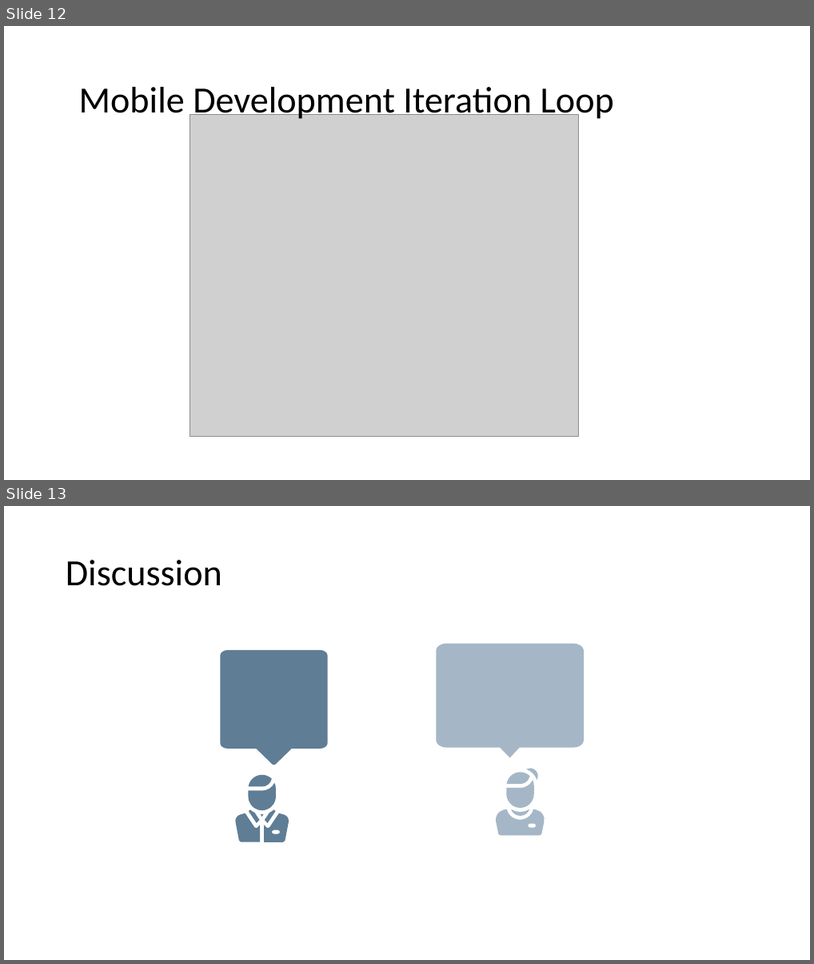
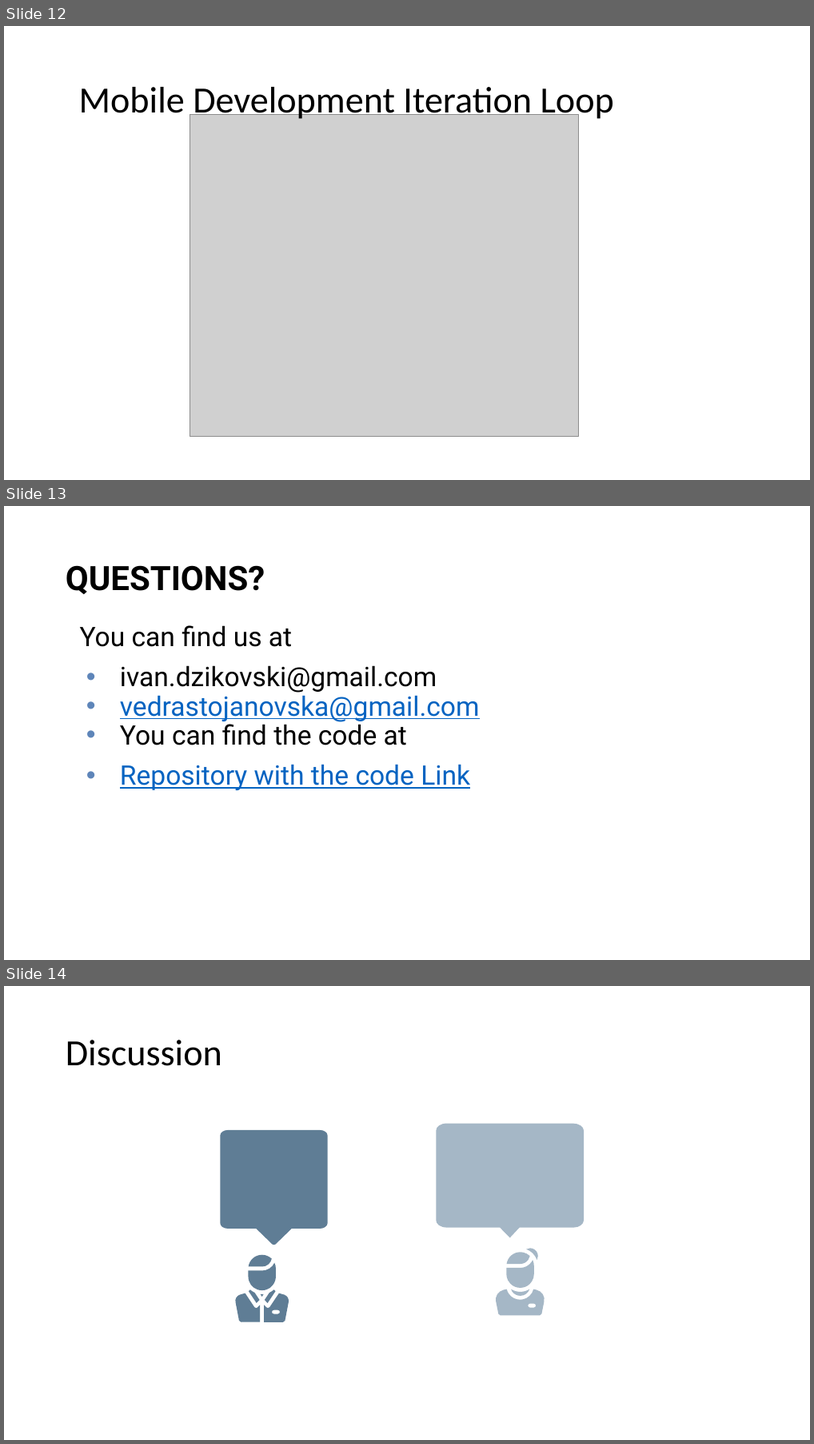
Before and after one commit to sedc-codecademy/skwd10-niwd3-wdel5, a slide deck: CLASS 1/MAUI Intro.pptx. Shown one above the other, each under a label of ours: slides 12 and 13 before the commit, slides 12, 13 and 14 after it. The pictures are 814x964 and 814x1444 pixels, drawn with LibreOffice and Linux fonts; fonts in the diff are those of the drawing; grey boxes stand for pictures; background and template pictures are left out. Boxes give left, top, right and bottom in pixels: in the first picture for what was removed or moved away, otherwise in the second. Text is boxed around its words. In the diff, an @@ line names an element or a change of style, - is before the commit and + after.

```diff
--- a/CLASS 1/MAUI Intro.pptx
+++ b/CLASS 1/MAUI Intro.pptx
@@ slide 13 added at <box>4,506,810,960</box>, background picture (left out) @@
@@ title added at <box>66,565,265,594</box>, 30 pt, text #000000, bold @@
+QUESTIONS?
@@ subtitle added at <box>80,625,480,790</box>, 24 pt, text #000000 @@
+You can find us at
+• ivan.dzikovski@gmail.com
+• vedrastojanovska@gmail.com
+• You can find the code at
+• Repository with the code Link
@@ what was slide 13 is now slide 14 @@
```
Also in this commit, not shown: 1 slide changed.
